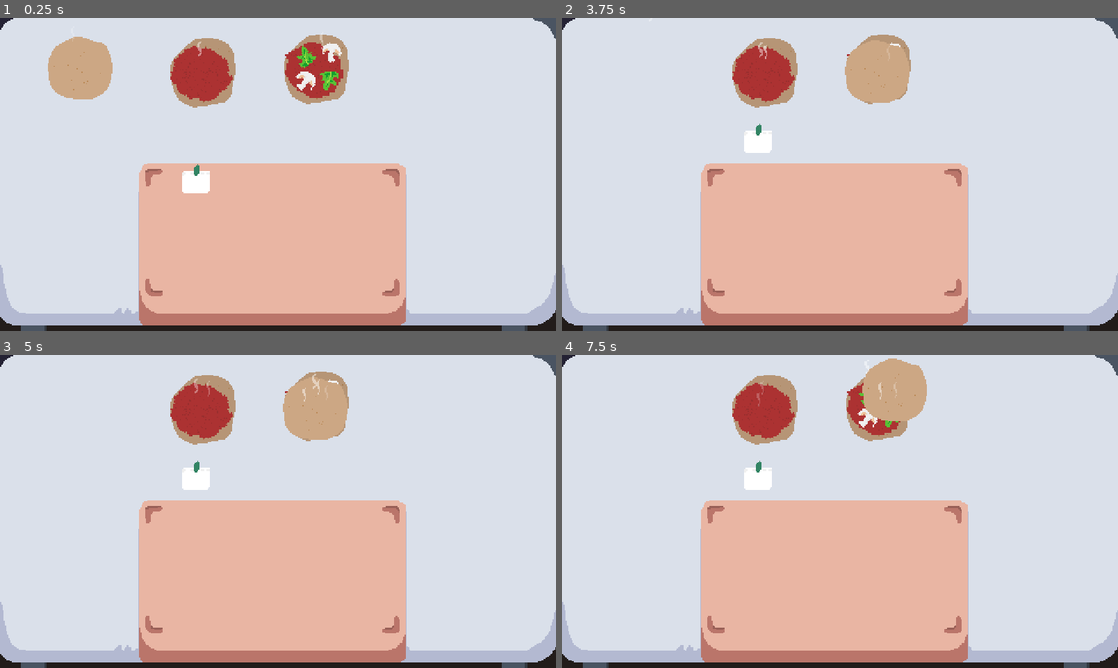
Above: before the commit, frames 1-4 (two rows, left to right).
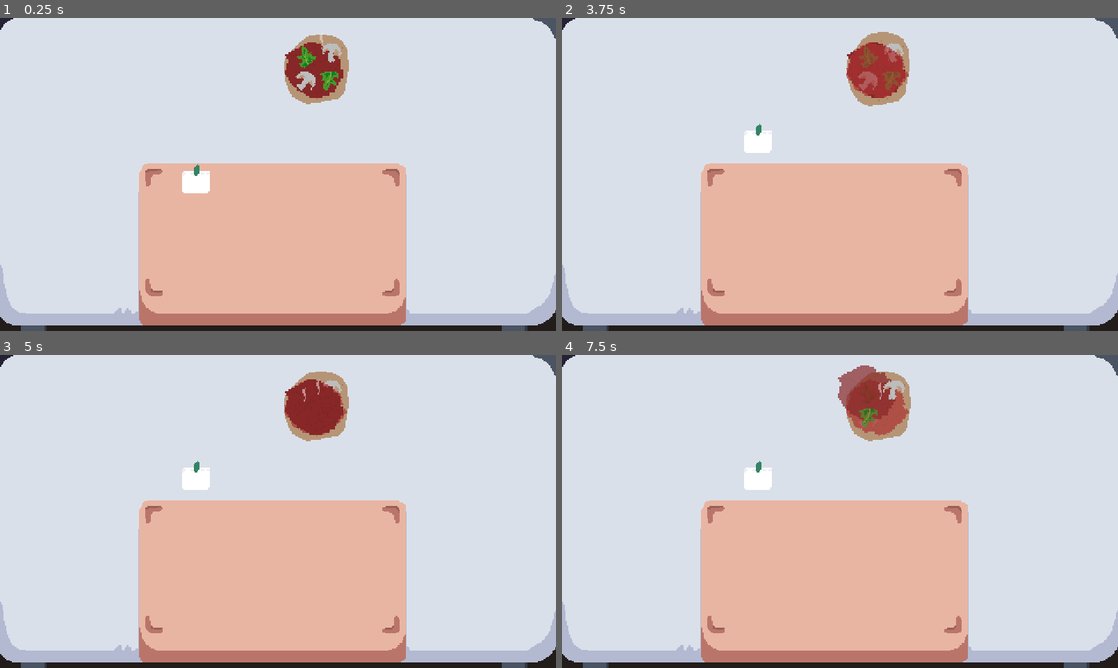
Above: after the commit, the same moments.

Repository: martindzejky/pizza-game
Game: Godot game, scene res://scenes/score-testing.tscn
Same seed, same stepped clock (60 frames per second), same inputs: the game is played once before the commit and once after it. This scene is started directly instead of the project's main scene.
Inputs (mouse positions are in pixels of both pictures, inside the frame that each line leads up to):
- Up to frame 1 (0.25 s): no input
- Up to frame 2 (3.75 s): tap Enter at 0.5 s; move the mouse to (639, 68) at 0.52 s; click (639, 68) at 0.67 s; move the mouse to (639, 68) at 1.27 s; click (639, 68) at 1.42 s; move the mouse to (762, 74) at 2.02 s; click (762, 74) at 2.17 s; click (762, 74) at 2.92 s; tap Space at 3.5 s; move the mouse to (873, 71) at 3.52 s; click (873, 71) at 3.67 s
- Up to frame 3 (5 s): click (311, 408) at 4.42 s
- Up to frame 4 (7.5 s): move the mouse to (867, 392) at 5.02 s; click (867, 392) at 5.17 s; tap Enter at 5.75 s; move the mouse to (890, 417) at 5.77 s; click (890, 417) at 5.92 s; move the mouse to (867, 417) at 6.52 s; click (867, 417) at 6.67 s; tap Space at 7.25 s; move the mouse to (895, 389) at 7.27 s; click (895, 389) at 7.42 s

The runs differ from the first frame. In frame 1, 5.4% of the frame differs, in the area x 8-62%, y 6-29%; in frame 2, 3.8%; in frame 3, 3.7%; in frame 4, 4.8%.

Commit message:
build a perfect pizza

Diff:
--- a/scenes/score-testing.tscn
+++ b/scenes/score-testing.tscn
@@ -28,6 +28,7 @@
 recipe = ["mushroom", "rukola"]
 
 [node name="dough" parent="." instance=ExtResource("5_qyveq")]
+visible = false
 position = Vector2(68, 42)
 progress = 8
 cookProgress = 6.0
@@ -38,9 +39,11 @@
 frame = 8
 
 [node name="dough2" parent="." instance=ExtResource("5_qyveq")]
+visible = false
 position = Vector2(173, 48)
 progress = 10
 cookProgress = 7.0
+score = 1.0
 
 [node name="sprite" parent="dough2" index="0"]
 self_modulate = Color(0.764286, 0.764286, 0.764286, 1)
@@ -52,24 +55,30 @@
 position = Vector2(271, 45)
 progress = 10
 cookProgress = 7.0
+score = 3.0
 
 [node name="sprite" parent="dough3" index="0"]
 self_modulate = Color(0.764286, 0.764286, 0.764286, 1)
 frame = 10
 
 [node name="tomato-base" parent="dough3" instance=ExtResource("7_ykq64")]
+cookProgress = 5.0
 
 [node name="rukola" parent="dough3" instance=ExtResource("8_otcij")]
 position = Vector2(-8, -12)
+cookProgress = 5.0
 
 [node name="rukola2" parent="dough3" instance=ExtResource("8_otcij")]
 position = Vector2(13, 9)
+cookProgress = 5.0
 
 [node name="mushroom" parent="dough3" instance=ExtResource("9_h67fx")]
 position = Vector2(-7, 9)
+cookProgress = 5.0
 
 [node name="mushroom2" parent="dough3" instance=ExtResource("9_h67fx")]
 position = Vector2(15, -16)
+cookProgress = 5.0
 
 [editable path="dough"]
 [editable path="dough2"]
--- a/scoring/scoring-tool.gd
+++ b/scoring/scoring-tool.gd
@@ -24,6 +24,7 @@
     # find all dough and score them
     var pizzas = get_tree().get_nodes_in_group("dough")
     for pizza in pizzas:
+        if not pizza.visible: continue
         var score = get_node("scorer").score(pizza, true)
         pizza.score = score
 
@@ -35,6 +36,7 @@
     # find all dough and draw their score
     var pizzas = get_tree().get_nodes_in_group("dough")
     for pizza in pizzas:
+        if not pizza.visible: continue
         var position = Vector2(pizza.position.x - starsTexture.get_width()/2, pizza.position.y + 40)
         var src = Rect2(Vector2(), starsTexture.get_size())
         var rect = Rect2(position, starsTexture.get_size())
